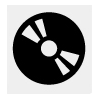
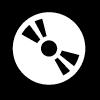
Revision of a layered 100 × 100 image; what changed, layer by layer:
painted on "Pasted Layer" over [left=7, top=5, right=92, bottom=94]
painted on "Background" over [left=0, top=0, right=100, bottom=100]
